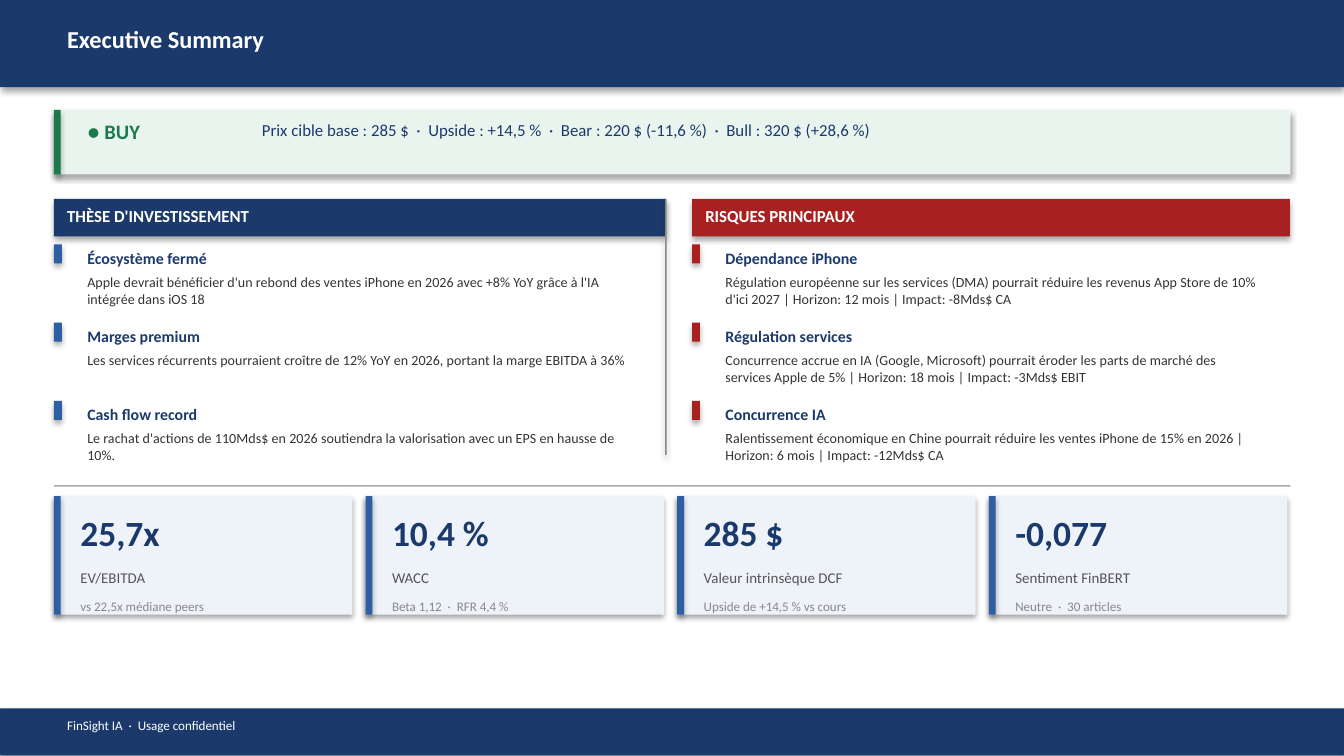
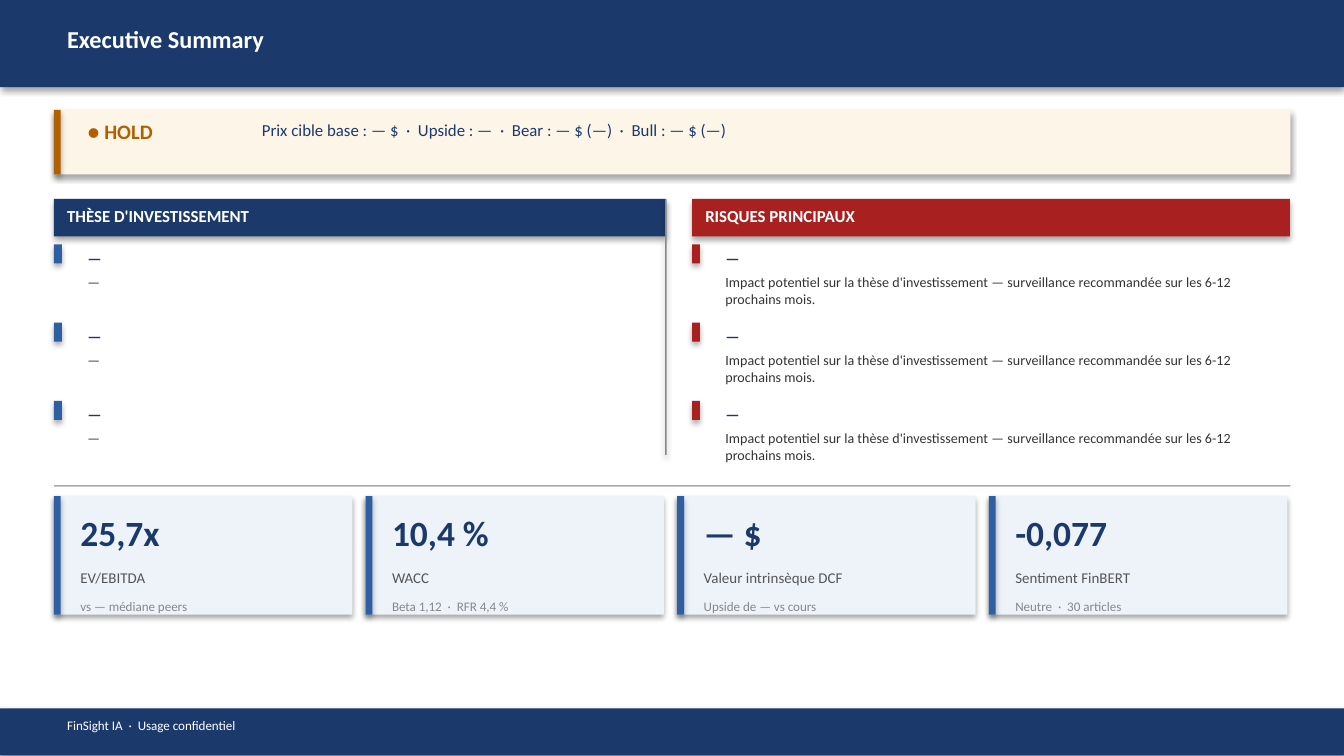
Before and after one commit to baptistejeh07-art/finsight-ia, a slide deck: slide 2 of preview/AAPL/AAPL_pitchbook.pptx. Drawn at 1344x756 pixels with LibreOffice and Linux fonts; fonts in the diff are those of the drawing. Boxes give left, top, right and bottom in pixels: in the first picture for what was removed or moved away, otherwise in the second. Text is boxed around its words. In the diff, an @@ line names an element or a change of style, - is before the commit and + after.

```diff
--- a/preview/AAPL/AAPL_pitchbook.pptx
+++ b/preview/AAPL/AAPL_pitchbook.pptx
@@ rectangle at <box>54,110,1290,175</box>: fill #EAF4EF to #FDF6E8 @@
@@ rectangle at <box>54,110,60,175</box>: fill #1A7A4A to #B06000 @@
@@ text at <box>104,125,153,139</box>: text changed; text colour #1A7A4A to #B06000 @@
-● BUY
+● HOLD
@@ text at <box>262,124,658,139</box>: text changed @@
-Prix cible base : 285 $ · Upside : +14,5 % · Bear : 220 $ (-11,6 %) · Bull : 320 $ (+28,6 %)
+Prix cible base : — $ · Upside : — · Bear : — $ (—) · Bull : — $ (—)
@@ text at <box>87,250,206,267</box>: text changed @@
-Écosystème fermé
+—
@@ text at <box>725,253,858,267</box>: text changed @@
-Dépendance iPhone
+—
@@ text at <box>87,277,599,307</box>: text changed @@
-Apple devrait bénéficier d'un rebond des ventes iPhone en 2026 avec +8% YoY grâce à l'IA intégrée dans iOS 18
+—
@@ text at <box>725,277,1231,306</box>: text changed @@
-Régulation européenne sur les services (DMA) pourrait réduire les revenus App Store de 10% d'ici 2027 | Horizon: 12 mois | Impact: -8Mds$ CA
+Impact potentiel sur la thèse d'investissement — surveillance recommandée sur les 6-12 prochains mois.
@@ text at <box>87,331,200,345</box>: text changed @@
-Marges premium
+—
@@ text at <box>87,355,624,368</box>: text changed @@
-Les services récurrents pourraient croître de 12% YoY en 2026, portant la marge EBITDA à 36%
+—
@@ text at <box>725,355,1231,384</box>: text changed @@
-Concurrence accrue en IA (Google, Microsoft) pourrait éroder les parts de marché des services Apple de 5% | Horizon: 18 mois | Impact: -3Mds$ EBIT
+Impact potentiel sur la thèse d'investissement — surveillance recommandée sur les 6-12 prochains mois.
@@ text at <box>725,331,852,345</box>: text changed @@
-Régulation services
+—
@@ text at <box>87,409,198,420</box>: text changed @@
-Cash flow record
+—
@@ text at <box>725,409,826,420</box>: text changed @@
-Concurrence IA
+—
@@ text at <box>87,433,614,460</box>: text changed @@
-Le rachat d'actions de 110Mds$ en 2026 soutiendra la valorisation avec un EPS en hausse de 10%.
+—
@@ text at <box>725,433,1231,462</box>: text changed @@
-Ralentissement économique en Chine pourrait réduire les ventes iPhone de 15% en 2026 | Horizon: 6 mois | Impact: -12Mds$ CA
+Impact potentiel sur la thèse d'investissement — surveillance recommandée sur les 6-12 prochains mois.
@@ text at <box>704,521,758,547</box>: text changed @@
-285 $
+— $
@@ text at <box>80,602,187,613</box>: text changed @@
-vs 22,5x médiane peers
+vs — médiane peers
@@ text at <box>704,602,816,613</box>: text changed @@
-Upside de +14,5 % vs cours
+Upside de — vs cours
```
Also in this commit, not shown: 14 other slides changed, 4 other files.
